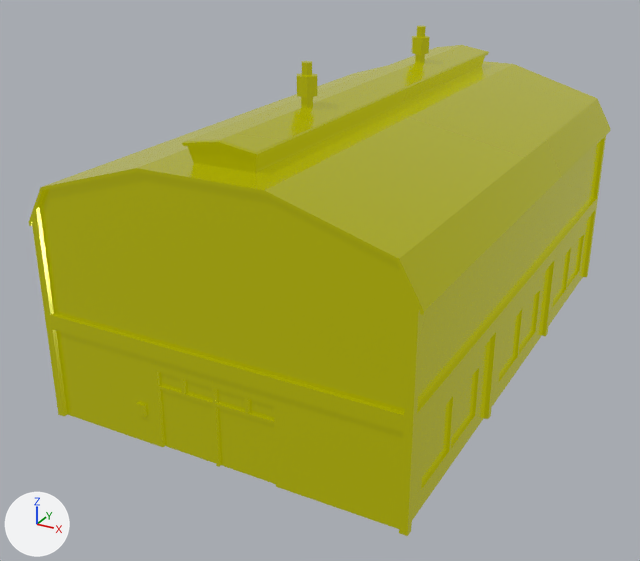
The glTF model public/models/industry-factory-hall.glb, before and after one commit.
Both versions are drawn from a camera (50 mm lens) standing at (13.4, -27.8, 15.8) and looking at (-0.9, -1.9, 2.8). Every picture has the same lights, and +X, +Y and +Z are marked at lower left. Where no turn or scale is listed for an object, it has been applied to the vertices.

Script lines for the objects in view, before the commit:
```python
me_industry_factory_hall = bpy.data.meshes.new('industry-factory-hall')
me_industry_factory_hall.from_pydata(...)  # 1455 vertices, 2893 faces; spans x -6.4..6.4, y -10.0..10.0, z 0.0..11.1
me_industry_factory_hall.materials.append(mat_lowpoly_colors)
ob_industry_factory_hall = bpy.data.objects.new('industry-factory-hall', me_industry_factory_hall)
ob_industry_factory_hall.location = (0.0, 0.0, 0.0)
```
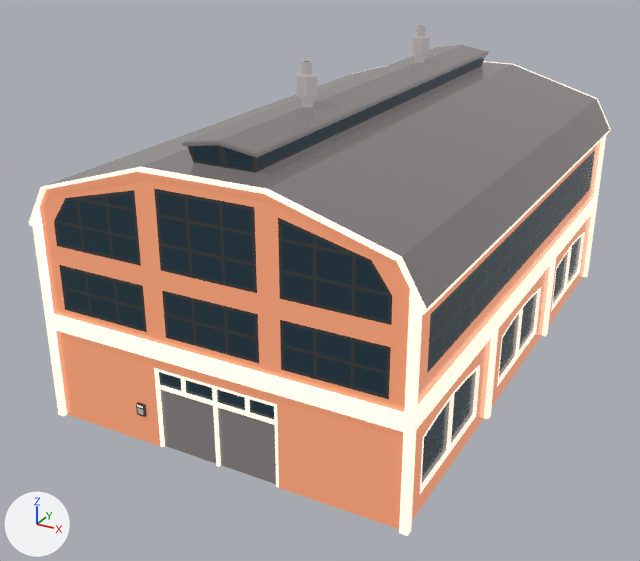
What differs and where, as boxes [x1, y1, x2, y2] in the pictures (640 x 561 px):
```json
{"object": "industry-factory-hall", "change": "recoloured", "before": [29, 25, 610, 536], "after": [29, 25, 610, 536]}
```

The change, as JSON lines over the scene's bpy script:
```json
{"op": "add", "block": "img_base", "code": ["img_base = load_image('base', '_unpacked/base', 1024, 1024, 'sRGB')"]}
{"op": "add", "block": "mat_lowpoly_colors_001", "code": ["mat_lowpoly_colors_001 = bpy.data.materials.new('LOWPOLY-COLORS.001')", "# uses the picture img_base"]}
{"block": "me_industry_factory_hall", "where": "me_industry_factory_hall.from_pydata(...)  # 1455 vertices, 2893 faces; spans x -6.4..6.4, y -10.0..10.0, z 0.0..11.1"}
{"op": "remove", "block": "me_industry_factory_hall", "code": "me_industry_factory_hall.materials.append(mat_lowpoly_colors)"}
{"op": "add", "block": "me_industry_factory_hall", "code": "me_industry_factory_hall.materials.append(mat_lowpoly_colors_001)"}
```
